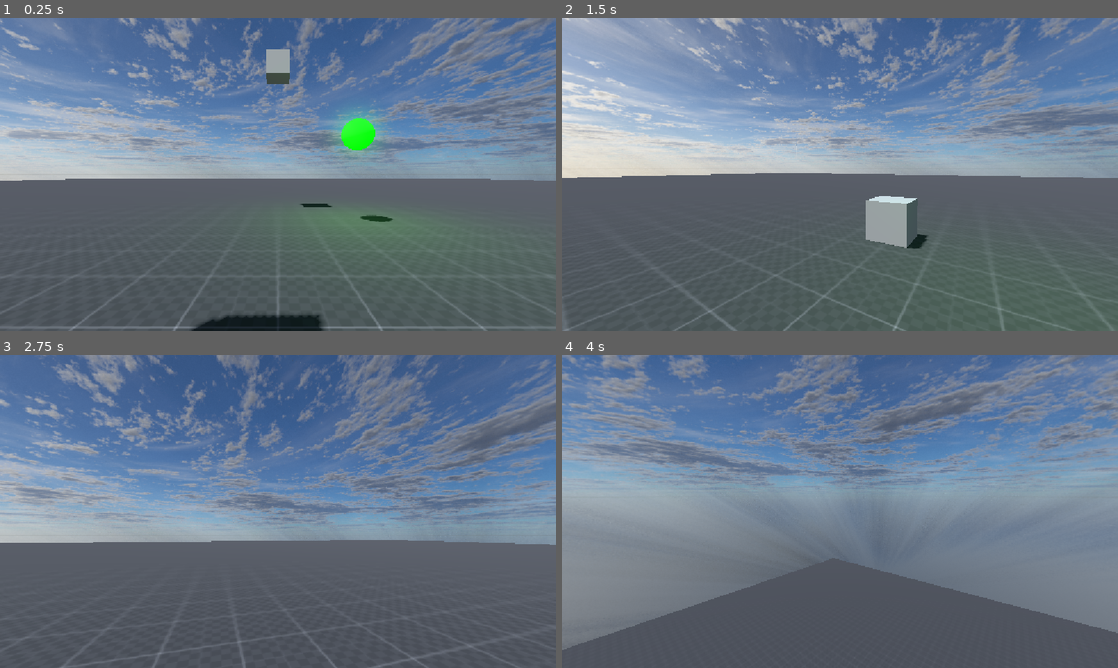
Above: before the commit, frames 1-4 (two rows, left to right).
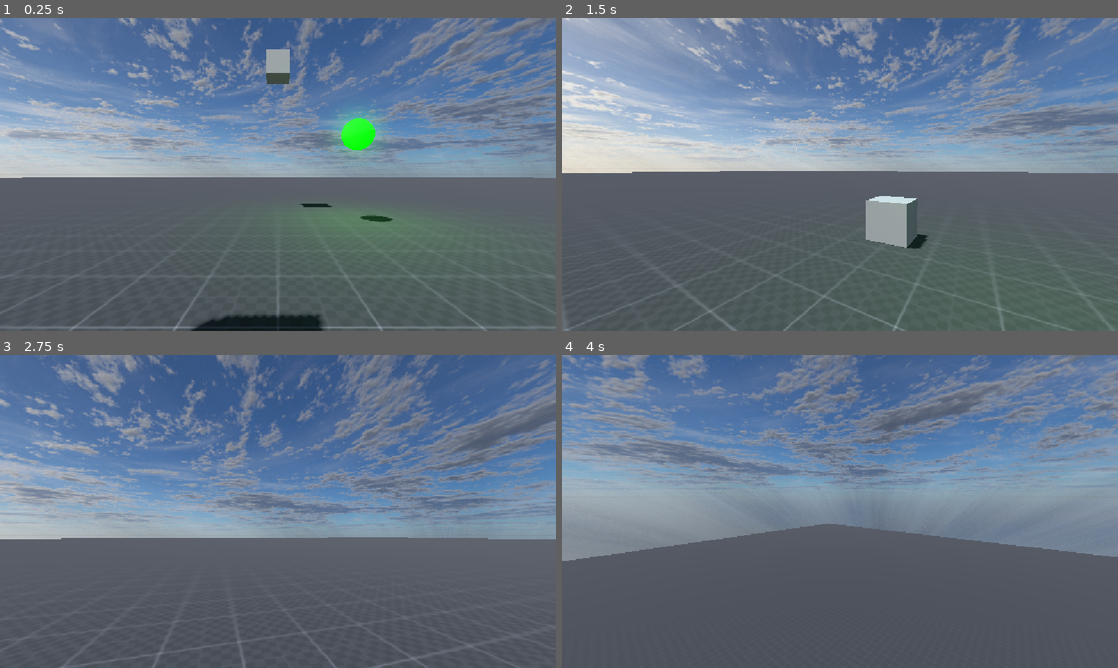
Above: after the commit, the same moments.

Repository: E1fl4/godot-test-1
Game: Godot game, scene res://scenes/Main.tscn
Two runs of this game, one before a commit and one after it. Both use one fixed random seed, a clock stepped at 60 frames per second and the inputs below.
Inputs (mouse positions are in pixels of both pictures, inside the frame that each line leads up to):
- Up to frame 1 (0.25 s): no input
- Up to frame 2 (1.5 s): tap Enter (ui_accept) at 0.5, 0.77 s; move the mouse to (867, 174) at 0.52 s; hold E (e) 0.53-1.28 s; hold Up (ui_up) from 0.53 s (still down); move the mouse to (812, 174) at 1.27 s; tap E (e) at 1.35 s
- Up to frame 3 (2.75 s): keep holding Up (ui_up); tap Enter (ui_accept) at 1.52 s; move the mouse to (289, 505) at 2.02 s; hold E (e) from 2.03 s (still down); tap Q (fyoom) at 2.1 s
- Up to frame 4 (4 s): keep holding Up (ui_up); move the mouse to (834, 517) at 2.77 s; release E (e) at 2.78 s; tap Shift (shift) at 2.85 s; tap Enter (ui_accept) at 3.02, 3.77 s; tap E (e) at 3.05, 3.8 s; move the mouse to (878, 514) at 3.52 s; hold Tab (tab) from 3.53 s (still down)

The runs differ from the first frame. In frame 1, 0.5% of the frame differs, in the area x 0-100%, y 50-52%; in frame 2, 1.1%; in frame 3, 1.1%; in frame 4, 18%, in the area x 0-100%, y 53-95%.

Commit message:
Større platform

Diff:
--- a/3D/scenes/Ground.tscn
+++ b/3D/scenes/Ground.tscn
@@ -3,7 +3,7 @@
 [ext_resource type="Texture2D" uid="uid://d3556do2fji2k" path="res://textures/grid.png" id="1_ywuge"]
 
 [sub_resource type="BoxShape3D" id="BoxShape3D_npsrk"]
-size = Vector3(128, 16, 128)
+size = Vector3(256, 8, 256)
 
 [sub_resource type="StandardMaterial3D" id="StandardMaterial3D_cvmbd"]
 albedo_texture = ExtResource("1_ywuge")
@@ -11,14 +11,14 @@
 
 [sub_resource type="BoxMesh" id="BoxMesh_npsrk"]
 material = SubResource("StandardMaterial3D_cvmbd")
-size = Vector3(128, 16, 128)
+size = Vector3(256, 8, 256)
 
 [node name="Ground" type="StaticBody3D" unique_id=401883419]
 
 [node name="CollisionShape3D" type="CollisionShape3D" parent="." unique_id=1184900233]
-transform = Transform3D(1, 0, 0, 0, 1, 0, 0, 0, 1, 0, -8, 0)
+transform = Transform3D(1, 0, 0, 0, 1, 0, 0, 0, 1, 0, -4, 0)
 shape = SubResource("BoxShape3D_npsrk")
 
 [node name="MeshInstance3D" type="MeshInstance3D" parent="." unique_id=2066980259]
-transform = Transform3D(1, 0, 0, 0, 1, 0, 0, 0, 1, 0, -8, 0)
+transform = Transform3D(1, 0, 0, 0, 1, 0, 0, 0, 1, 0, -4, 0)
 mesh = SubResource("BoxMesh_npsrk")
